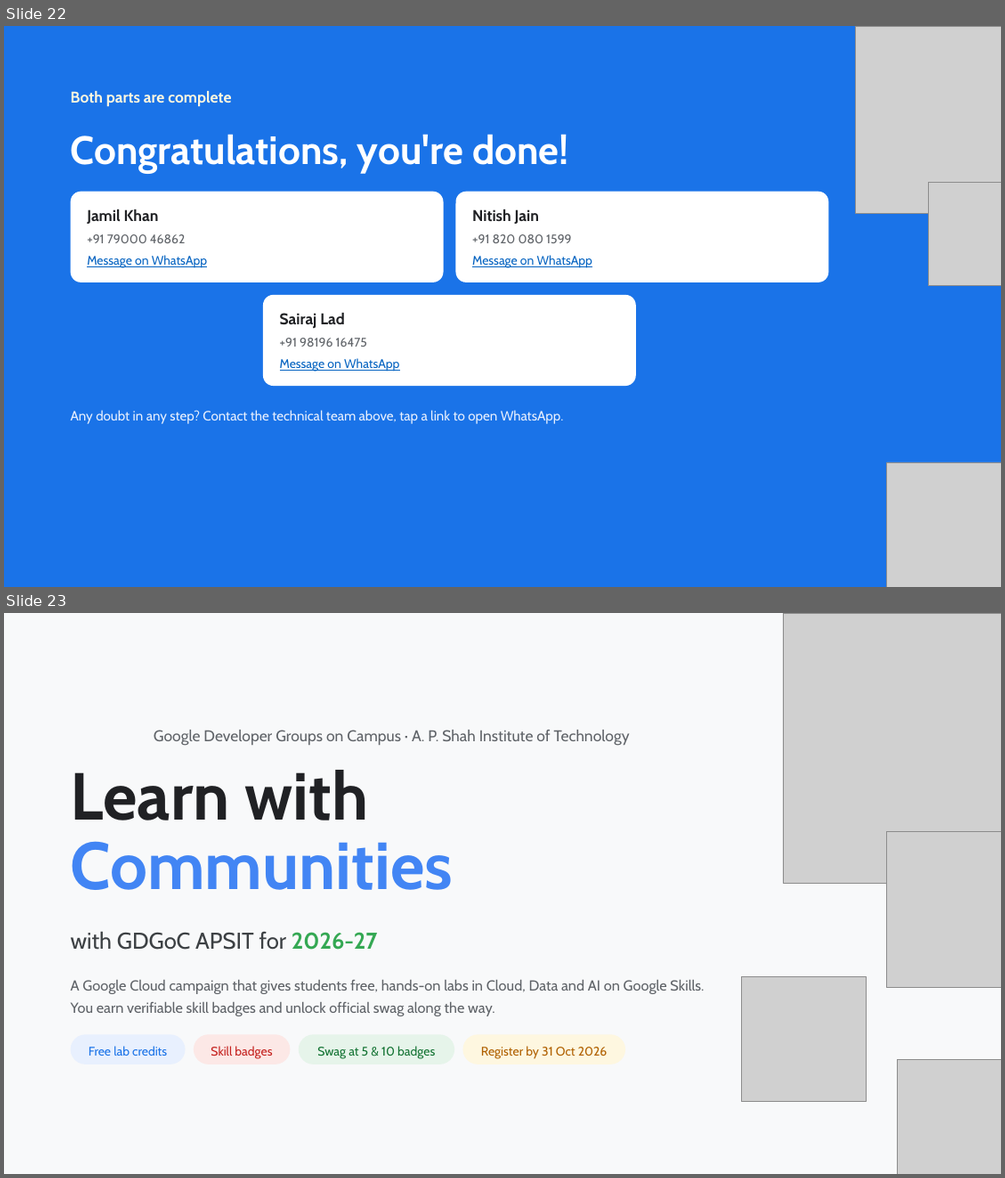
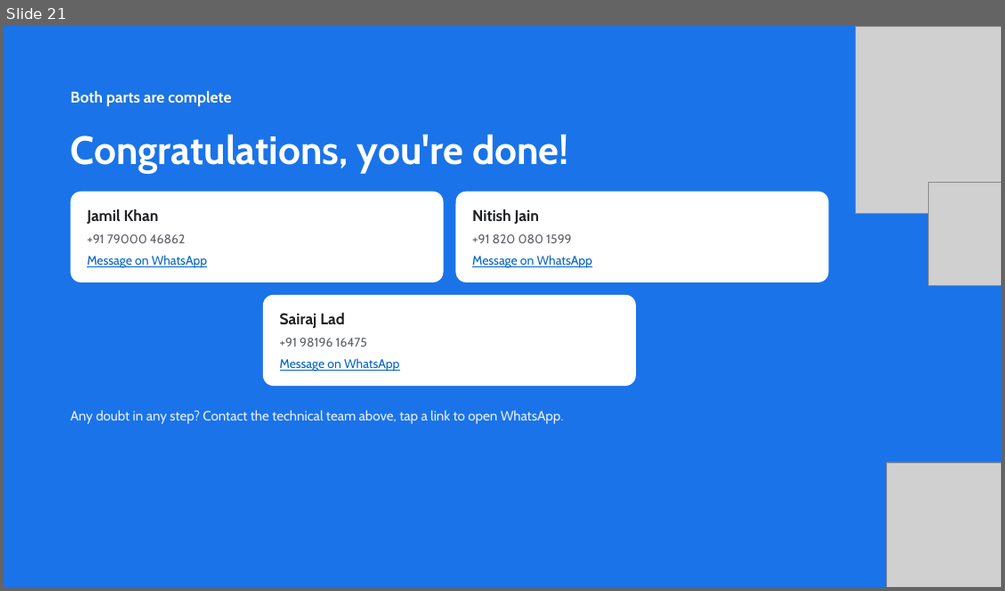
Before and after one commit to Viverun/Realism_Grade, a slide deck: Skill_Boost_Registration_Guide.pptx. Shown one above the other, each under a label of ours: slides 22 and 23 before the commit, slide 21 after it. The pictures are 1005x1178 and 1005x591 pixels, drawn with LibreOffice and Linux fonts; fonts in the diff are those of the drawing; grey boxes stand for pictures; background and template pictures are left out. Boxes give left, top, right and bottom in pixels: in the first picture for what was removed or moved away, otherwise in the second. Text is boxed around its words. In the diff, an @@ line names an element or a change of style, - is before the commit and + after.

```diff
--- a/Skill_Boost_Registration_Guide.pptx
+++ b/Skill_Boost_Registration_Guide.pptx
@@ slide 23 removed at [4,613,1001,1174], background #F8F9FA @@
@@ picture removed at [783,613,1001,883] @@
@@ text removed at [154,730,630,745] @@
-Google Developer Groups on Campus · A. P. Shah Institute of Technology
@@ title removed at [71,770,453,890] @@
-Learn with Communities
@@ picture removed at [887,831,1001,987] @@
@@ text removed at [71,931,378,949] @@
-with GDGoC APSIT for 2026-27
@@ text removed at [71,980,704,1016] @@
-A Google Cloud campaign that gives students free, hands-on labs in Cloud, Data and AI on Google Skills. You earn verifiable skill badges and unlock official swag along the way.
@@ picture removed at [741,976,866,1102] @@
@@ rounded rectangle removed at [71,1034,185,1064] @@
-Free lab credits
@@ rounded rectangle removed at [194,1034,290,1064] @@
-Skill badges
@@ rounded rectangle removed at [299,1034,455,1064] @@
-Swag at 5 & 10 badges
@@ rounded rectangle removed at [463,1034,625,1064] @@
-Register by 31 Oct 2026
@@ picture removed at [897,1060,1001,1174] @@
@@ what was slide 22 is now slide 21 @@
```
Also in this commit, not shown: 1 slide changed, 8 other slides removed.
